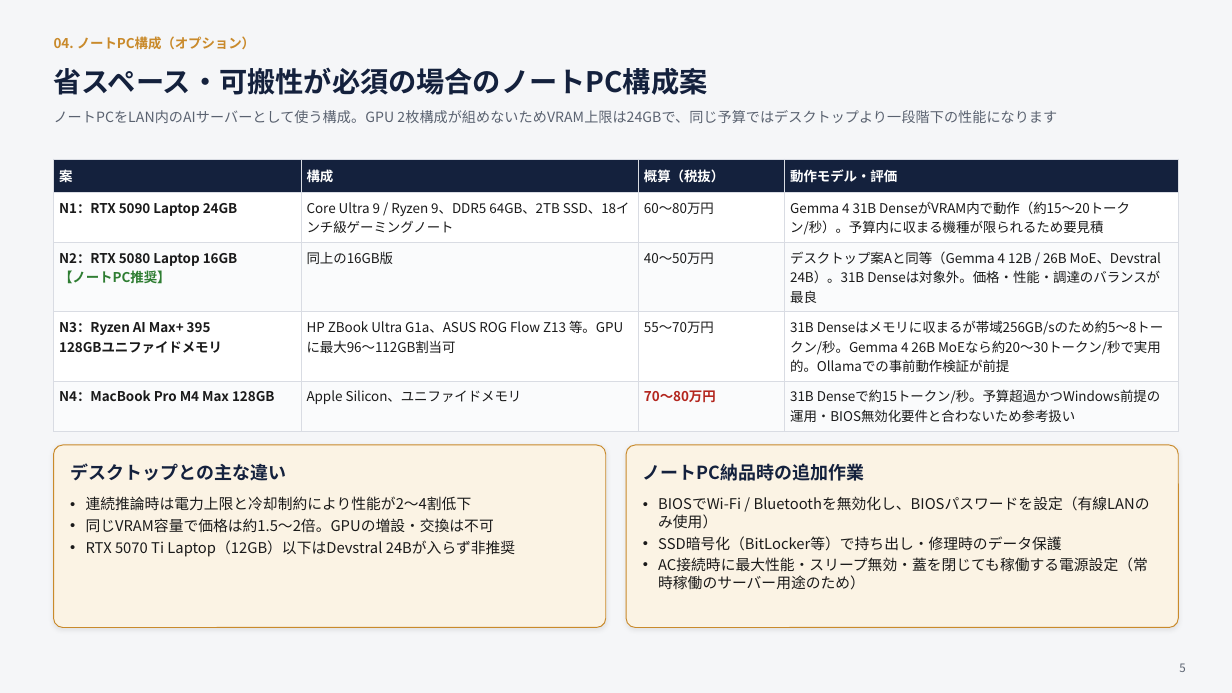
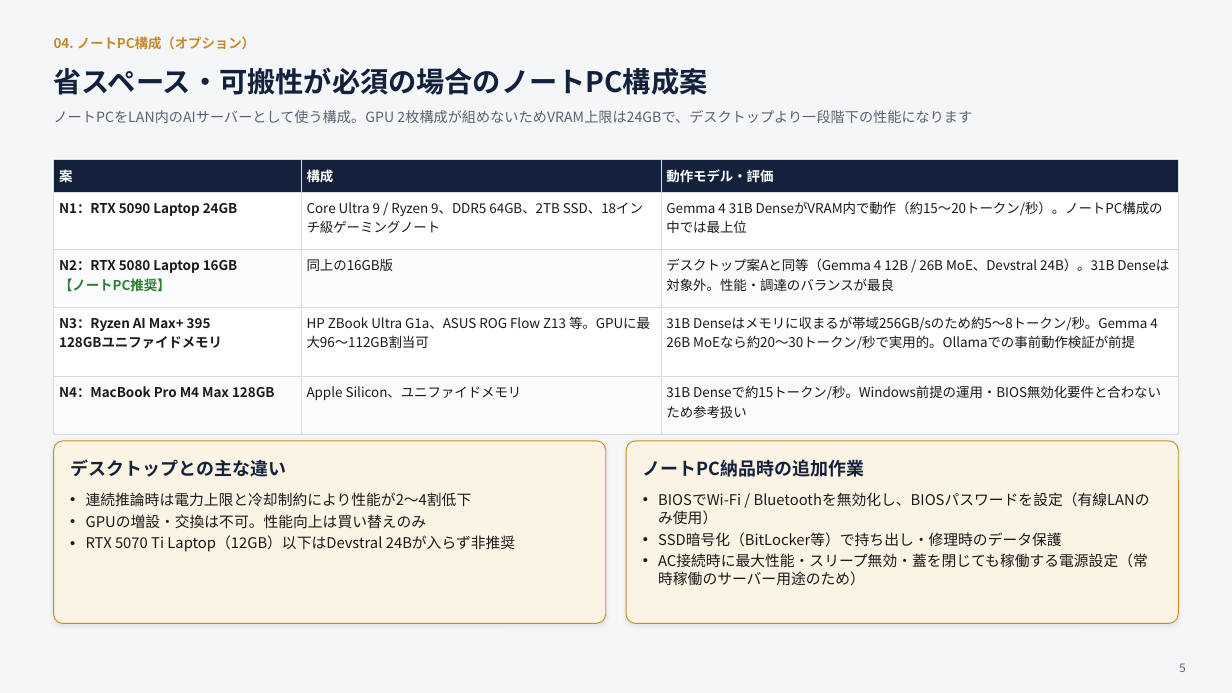
Before and after one commit to EN-Office/EN-Office, a slide deck: slide 5 of docs/proposal/local_llm_proposal_v3.pptx. Drawn at 1232x693 pixels with LibreOffice and Linux fonts; fonts in the diff are those of the drawing. Boxes give left, top, right and bottom in pixels: in the first picture for what was removed or moved away, otherwise in the second. Text is boxed around its words. In the diff, an @@ line names an element or a change of style, - is before the commit and + after.

```diff
--- a/docs/proposal/local_llm_proposal_v3.pptx
+++ b/docs/proposal/local_llm_proposal_v3.pptx
@@ text at <box>54,110,972,123</box>: text changed @@
-ノートPCをLAN内のAIサーバーとして使う構成。GPU 2枚構成が組めないためVRAM上限は24GBで、同じ予算ではデスクトップより一段階下の性能になります
+ノートPCをLAN内のAIサーバーとして使う構成。GPU 2枚構成が組めないためVRAM上限は24GBで、デスクトップより一段階下の性能になります
@@ table at <box>54,159,1179,404</box> @@
-column 3: 概算（税抜） | 60〜80万円 | 40〜50万円 | 55〜70万円 | 70〜80万円
-column 4: 動作モデル・評価 | Gemma 4 31B DenseがVRAM内で動作（約15〜20トークン/秒）。予算内に収まる機種が限られるため要見積 | デスクトップ案Aと同等（Gemma 4 12B / 26B MoE、Devstral 24B）。31B Denseは対象外。価格・性能・調達のバランスが最良 | 31B Denseはメモリに収まるが帯域256GB/sのため約5〜8トークン/秒。Gemma 4 26B MoEなら約20〜30トークン/秒で実用的。Ollamaでの事前動作検証が前提 | 31B Denseで約15トークン/秒。予算超過かつWindows前提の運用・BIOS無効化要件と合わないため参考扱い
+column 3: 動作モデル・評価 | Gemma 4 31B DenseがVRAM内で動作（約15〜20トークン/秒）。ノートPC構成の中では最上位 | デスクトップ案Aと同等（Gemma 4 12B / 26B MoE、Devstral 24B）。31B Denseは対象外。性能・調達のバランスが最良 | 31B Denseはメモリに収まるが帯域256GB/sのため約5〜8トークン/秒。Gemma 4 26B MoEなら約20〜30トークン/秒で実用的。Ollamaでの事前動作検証が前提 | 31B Denseで約15トークン/秒。Windows前提の運用・BIOS無効化要件と合わないため参考扱い
@@ 3 texts, 2 rounded rectangles: place and size @@
-3 texts, 2 rounded rectangles at <box>54,445,1179,628</box>
+3 texts, 2 rounded rectangles at <box>54,441,1179,624</box>
@@ text at <box>86,514,427,528</box>: text changed @@
-• 同じVRAM容量で価格は約1.5〜2倍。GPUの増設・交換は不可
+• GPUの増設・交換は不可。性能向上は買い替えのみ
```
Also in this commit, not shown: 5 other slides changed, 3 other files.
